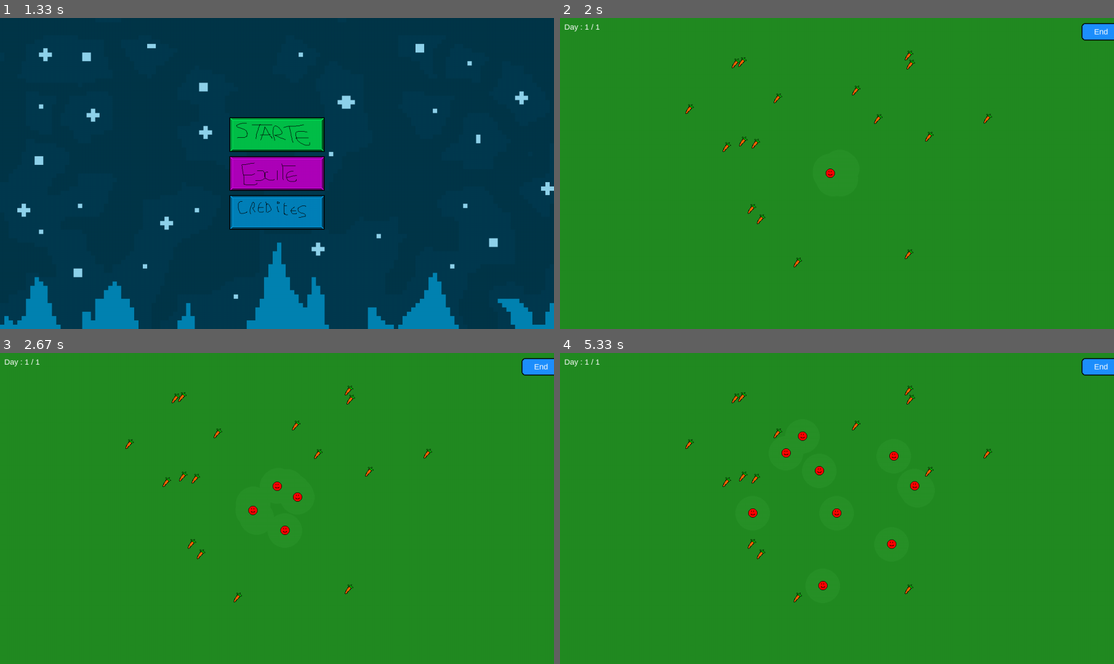
Above: before the commit, frames 1-4 (two rows, left to right).
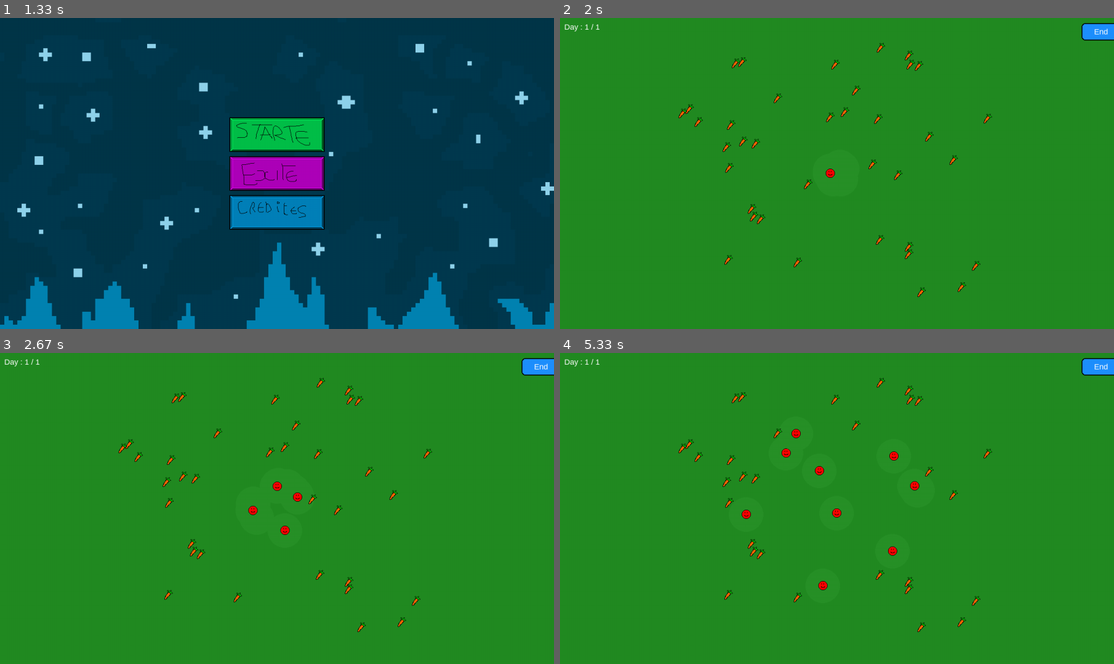
Above: after the commit, the same moments.

Repository: X47C/Trophees-NSI
Game: pygame game, started from main.py
Two runs of this game, one before a commit and one after it. Both use one fixed random seed, a clock stepped at 60 frames per second and the inputs below.
Inputs (mouse positions are in pixels of both pictures, inside the frame that each line leads up to):
- Up to frame 1 (1.33 s): no input
- Up to frame 2 (2 s): click (820, 120) at 1.38 s; click "Start" at 1.72 s
- Up to frame 3 (2.67 s): no input
- Up to frame 4 (5.33 s): no input

Frame 1 is identical in both runs. In frame 2, 0.5% of the frame differs, in the area x 21-76%, y 7-90%; in frame 3, 0.4%; in frame 4, 0.6%.

Commit message:
Début de graphiques

Diff:
--- a/Game/game.py
+++ b/Game/game.py
@@ -23,6 +23,7 @@
         """
         gere le premier jour de la simulation
         """
+        settings.creatures_list_dico = {}
         settings.food_list = []
         settings.creatures_list = []
         for pop in settings.POPULATIONS:
--- a/Pygame/pygame.py
+++ b/Pygame/pygame.py
@@ -3,11 +3,11 @@
 from Pygame.button import Button
 from pygame import Rect
 import settings
-import matplotlib
-matplotlib.use("Agg")  # backend sans fenêtre
-import matplotlib.pyplot as plt
-from matplotlib.backends.backend_agg import FigureCanvasAgg
-import numpy as np
+import matplotlib as plt
+plt.use("Agg")  # backend sans fenêtre
+import pylab
+import matplotlib.backends.backend_agg as agg
+from numpy import mean
 
 class Before_Game:
     """
@@ -483,71 +483,44 @@
         self.scroll_thumb_y = 20
         self.dragging_scroll = False
 
-        # Graphes
-        self.graph_surfaces = []
+        self.graph_list = []
         self._build_graphs()
 
     def _build_graphs(self):
         """
         l'endroit ou on fout les graphes
         """
-
-        # -------- (template) --------
-        # fig1, ax1 = plt.subplots(figsize=(6, 3))
-        # x = np.arange(10)
-        # y = np.random.randint(0, 100, size=10)
-
-        # ax1.plot(x, y)
-        # ax1.set_title("Titre")
-        # ax1.set_xlabel("Bahhhx")
-        # ax1.set_ylabel("bahhhy")
-
-        # self.graph_surfaces.append(self._fig_to_surface(fig1))
-        # plt.close(fig1)
-
-
-
-
-        # -------- GRAPHE 1 --------
-        fig1, ax1 = plt.subplots(figsize = (6, 4))
-
-        days = list(range(1, settings.Days_max))
-
-        mean_speeds = [
-            np.mean([c.speed for sublist in settings.creatures_list_dico[d] for c in sublist])
-            if d in settings.creatures_list_dico and len(settings.creatures_list_dico[d]) > 0
-            else np.nan
-            for d in days
-        ]
-
-        ax1.plot(days, mean_speeds, marker='o', linestyle='-')  # Jour en X, vitesse moyenne en Y
-
-        ax1.set_xlim(1, settings.Days_max)
-        ax1.set_ylim(0, 10)
-
-        ax1.set_xlabel("Jour")
-        ax1.set_ylabel("Vitesse moyenne")
-        ax1.set_title("Vitesse moyenne")
-
-        self.graph_surfaces.append(self._fig_to_surface(fig1))
-        plt.close(fig1)
-
-
-
-
-
-
-    def _fig_to_surface(self, fig):
-        """
-        Convertit une figure matplotlib en pygame.Surface
-        """
-        canvas = FigureCanvasAgg(fig)
+        figsize_ = [8, 5]
+        dpi_ = 100
+
+        #vitesse moyenne
+        fig1 = pylab.figure(figsize = figsize_, dpi = dpi_)
+        ax1 = fig1.gca()
+        ax1.plot([i for i in range(1, settings.Days_max + 1)],[mean([c.speed for c in l]) for ll in settings.creatures_list_dico.values() for l in ll])
+        ax1.set_ylabel('Vitesse moyenne')
+        ax1.set_xlabel('Jours')
+        self.graph_list.append(self._graph_to_surf(fig1))
+
+        #test
+        fig2 = pylab.figure(figsize = figsize_, dpi = dpi_)
+        ax2 = fig2.gca()
+        ax2.plot([1, 2, 3])
+        self.graph_list.append(self._graph_to_surf(fig2))
+
+
+    def _graph_to_surf(self, fig):
+        """
+        Transforme les graphes en surface affichables sur pygame
+        """
+        canvas = agg.FigureCanvasAgg(fig)
         canvas.draw()
         renderer = canvas.get_renderer()
-        raw_data = renderer.buffer_rgba()
+        raw_data = renderer.tostring_argb()
         size = canvas.get_width_height()
 
-        return pg.image.frombuffer(raw_data, size, "RGBA")
+        surf = pg.image.fromstring(raw_data, size, "RGBA")
+        return surf
+
 
     def draw(self):
         self.screen.blit(self.bg_asset, (0, 0))
@@ -556,12 +529,11 @@
         content_surf = pg.Surface((self.width - 30, self.content_height))
         content_surf.fill((230, 230, 230))
 
-        y_offset = 20
-
         # affichage des graphes
-        for graph in self.graph_surfaces:
-            content_surf.blit(graph, (40, y_offset))
-            y_offset += graph.get_height() + 40
+        y = 30
+        for g in self.graph_list:
+            content_surf.blit(g, (self.width // 2 - 410, y))
+            y += 530
 
         # affichage dans la fenêtre avec scroll
         self.screen.blit(
--- a/main.py
+++ b/main.py
@@ -69,12 +69,14 @@
     if state == "in_game":
         match day_manager.is_over():
             case "end":
+                settings.creatures_list_dico[settings.Days_max] = settings.creatures_list.copy() # pas touche
                 Engd = Post_Game(screen)
                 state = "post_game"
                 day_manager.current_day = 0
             case "continue":
                 day_manager.new_day()
         day_manager.update()
+
 
 
 
@@ -91,6 +93,7 @@
             day_manager.draw_current_day()
         case 'post_game':
             Engd.draw()
+
         case 'credits':
             Befg.credits()
 
--- a/settings.py
+++ b/settings.py
@@ -23,7 +23,7 @@
 Credits_font_size = 18
 
 #  Boutons généraux ( et leurs max)
-Food_quantity = 20         # Quantité de nourriture initiale
+Food_quantity = 40         # Quantité de nourriture initiale
 Max_foood_quantity = 1000
 Days_max = 1                # Nombre de jours de la simulation
 Max_days_max = 100
